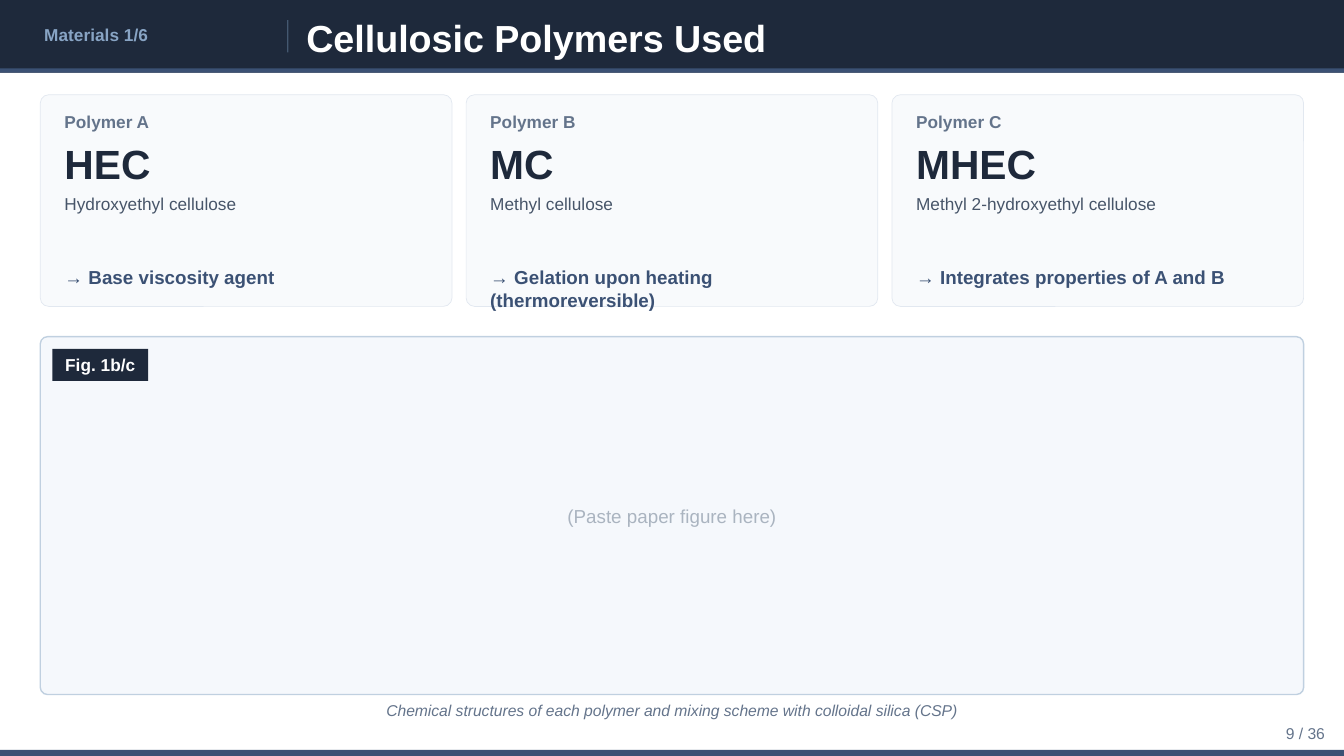
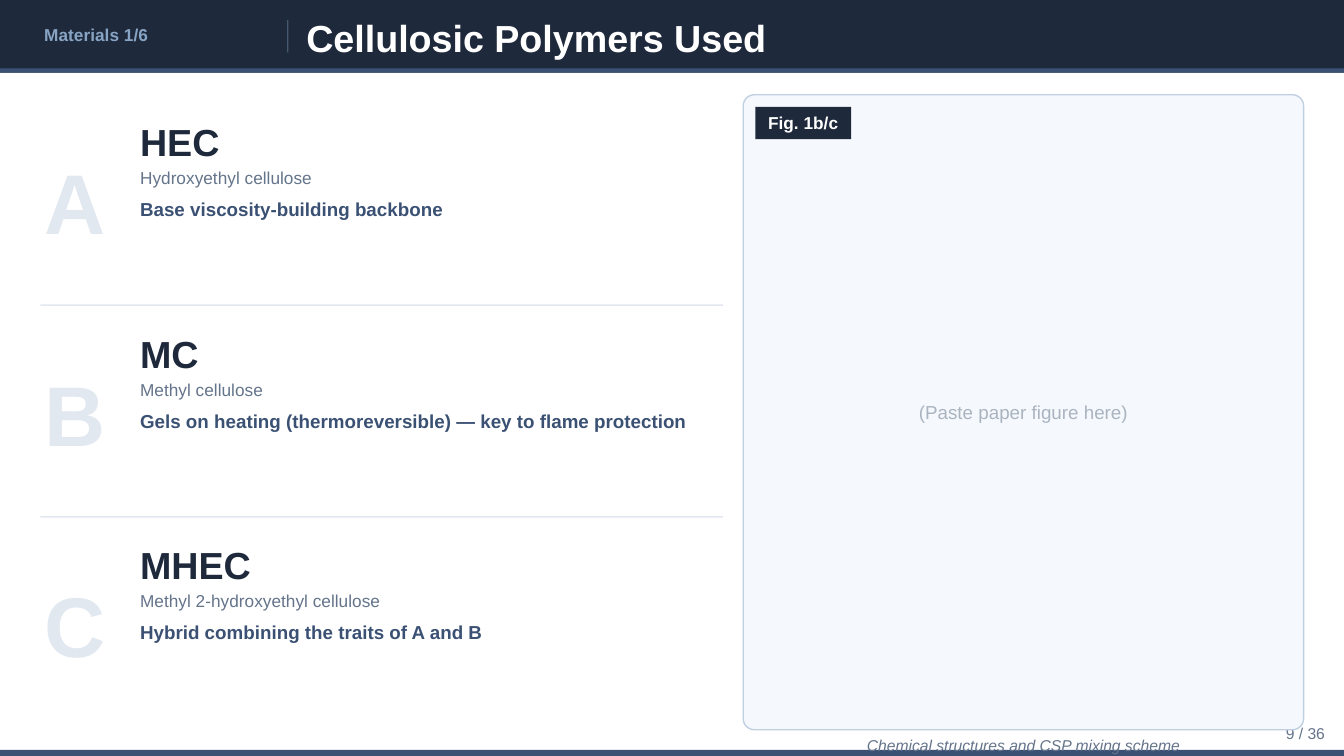
Before and after one commit to ytaisei0525-design/my-first-claude, a slide deck: slide 9 of slides_en.pptx. Drawn at 1344x756 pixels with LibreOffice and Linux fonts; fonts in the diff are those of the drawing. Boxes give left, top, right and bottom in pixels: in the first picture for what was removed or moved away, otherwise in the second. Text is boxed around its words. In the diff, an @@ line names an element or a change of style, - is before the commit and + after.

```diff
--- a/slides_en.pptx
+++ b/slides_en.pptx
@@ rounded rectangle removed at <box>40,95,452,307</box> @@
@@ text removed at <box>64,115,149,131</box> @@
-Polymer A
@@ text "HEC": place and size @@
-text "HEC" at <box>64,150,150,180</box>
+text "HEC" at <box>140,129,219,157</box>
@@ rounded rectangle removed at <box>466,95,877,307</box> @@
@@ text removed at <box>490,115,575,131</box> @@
-Polymer B
@@ text "(Paste paper figure here)": place and size @@
-text "(Paste paper figure here)" at <box>567,509,776,527</box>
+text "(Paste paper figure here)" at <box>919,405,1128,423</box>
@@ rounded rectangle added at <box>743,95,1304,730</box>, fill #F5F8FC, outline #C0D0E0 1 pt @@
@@ text "Fig. 1b/c": place and size @@
-text "Fig. 1b/c" at <box>65,358,136,375</box>
+text "Fig. 1b/c" at <box>768,116,839,133</box>
@@ rectangle: place and size @@
-rectangle at <box>52,349,148,381</box>
+rectangle at <box>755,107,851,139</box>
@@ rounded rectangle removed at <box>892,95,1304,307</box> @@
@@ text removed at <box>916,115,1001,131</box> @@
-Polymer C
@@ text "Hydroxyethyl cellulose": place and size @@
-text "Hydroxyethyl cellulose" at <box>64,197,236,214</box>
+text "Hydroxyethyl cellulose" at <box>140,171,312,188</box>
@@ text at <box>140,202,443,220</box>: text changed @@
-→ Base viscosity agent
+Base viscosity-building backbone
@@ text removed at <box>490,270,713,311</box> @@
-→ Gelation upon heating (thermoreversible)
@@ text removed at <box>940,270,1225,288</box> @@
-→ Integrates properties of A and B
@@ rectangle added at <box>40,304,723,306</box>, fill #E2E8F0 @@
@@ text "MC": place and size @@
-text "MC" at <box>490,150,553,180</box>
+text "MC" at <box>140,341,198,369</box>
@@ rounded rectangle removed at <box>40,337,1304,695</box> @@
@@ text "Methyl cellulose": place and size @@
-text "Methyl cellulose" at <box>490,197,613,214</box>
+text "Methyl cellulose" at <box>140,383,263,400</box>
@@ text added at <box>140,414,686,432</box>, 13.4 pt, text #3B5174, bold @@
+Gels on heating (thermoreversible) — key to flame protection
@@ rectangle added at <box>40,516,723,517</box>, fill #E2E8F0 @@
@@ size 29.1 to 26.9 pt in 3 elements at <box>140,129,219,157</box>, <box>140,341,198,369</box>, <box>140,552,251,580</box> @@
@@ text "MHEC": place and size @@
-text "MHEC" at <box>916,150,1036,180</box>
+text "MHEC" at <box>140,552,251,580</box>
@@ text colour #475569 to #64748B in 3 elements at <box>140,171,312,188</box>, <box>140,383,263,400</box>, <box>140,594,380,611</box> @@
@@ text "Methyl 2-hydroxyethyl cellulose": place and size @@
-text "Methyl 2-hydroxyethyl cellulose" at <box>916,197,1156,214</box>
+text "Methyl 2-hydroxyethyl cellulose" at <box>140,594,380,611</box>
@@ text added at <box>140,625,482,643</box>, 13.4 pt, text #3B5174, bold @@
+Hybrid combining the traits of A and B
@@ text removed at <box>386,704,958,719</box> @@
-Chemical structures of each polymer and mixing scheme with colloidal silica (CSP)
@@ text added at <box>867,738,1180,754</box>, 11.2 pt, text #64748B, italic @@
+Chemical structures and CSP mixing scheme
```
Also in this commit, not shown: 1 other slide changed, 4 other files.
